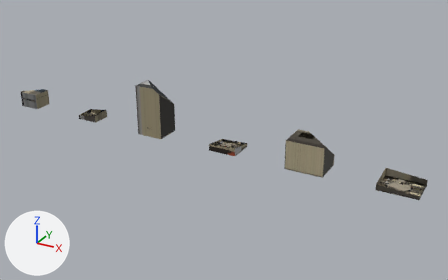
What one commit did to the glTF model src/assets/battle/city/modern-israelite-houses-damage.glb.
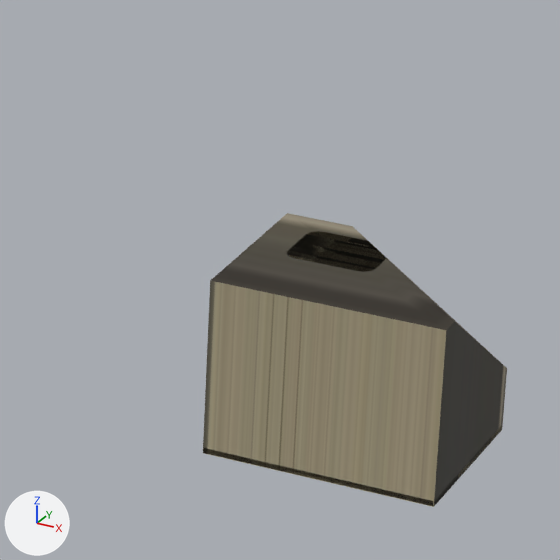
The first picture shows the older version from a 50 mm lens placed at (18.35, -17.32, 8.95), pointed at (8.7, 0.22, 0.18). The close-ups show the older and then the newer version on the part from 56% to 77% of the width and 34% to 67% of the height of that picture. Only the edits that show in the close-ups are written down. The axes (+X, +Y, +Z) are drawn at lower left. The lights are the same throughout. Where no turn or scale is listed for an object, it has been applied to the vertices. Vertices at exactly the same position are counted once.
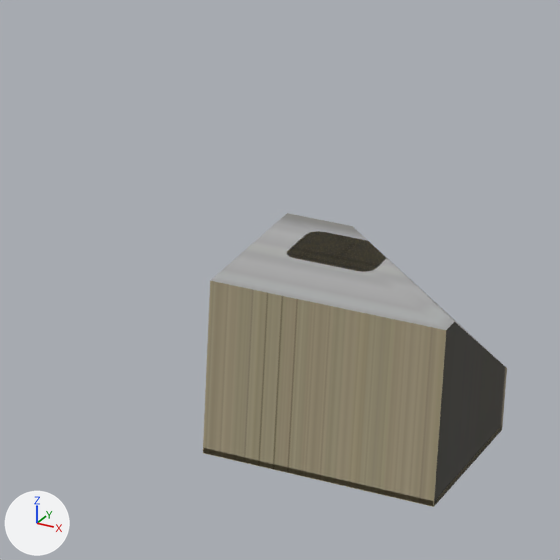
Pixel boxes (x1, y1, x2, y2) of what changed, in the close-ups (560 x 560 px):
'Mesh_14', surface changed (lighter)
    both: (203, 213, 507, 507)
'Mesh_12', surface changed
    both: (203, 231, 502, 506)
part 2 of me_mesh_14, surface changed (lighter)
    both: (210, 213, 489, 352)

Diff of the bpy script that builds the scene:
```diff
--- a/src/assets/battle/city/modern-israelite-houses-damage.glb.py
+++ b/src/assets/battle/city/modern-israelite-houses-damage.glb.py
@@ mat_town @@
 n3 = _N.new('ShaderNodeMapping'); n3.name = 'Mapping'
-n3.inputs[1].default_value = (0.0008, -14.01, 0.0)  # 'Location'
-n3.inputs[3].default_value = (15.98, 15.01, 1.0)  # 'Scale'
+n3.inputs[1].default_value = (0.0008, -14.0, 0.0)  # 'Location'
+n3.inputs[3].default_value = (15.98, 15.0, 1.0)  # 'Scale'
 n4 = _N.new('ShaderNodeUVMap'); n4.name = 'UV Map'
@@ mat_team @@
 n3 = _N.new('ShaderNodeMapping'); n3.name = 'Mapping'
-n3.inputs[1].default_value = (0.0008, -13.97, 0.0)  # 'Location'
-n3.inputs[3].default_value = (15.97, 14.97, 1.0)  # 'Scale'
+n3.inputs[1].default_value = (0.0008, -13.99, 0.0)  # 'Location'
+n3.inputs[3].default_value = (15.94, 14.99, 1.0)  # 'Scale'
 n4 = _N.new('ShaderNodeUVMap'); n4.name = 'UV Map'
@@ mat_team @@
 n7 = _N.new('ShaderNodeMapping'); n7.name = 'Mapping.001'
-n7.inputs[1].default_value = (0.0008, -13.97, 0.0)  # 'Location'
-n7.inputs[3].default_value = (15.97, 14.97, 1.0)  # 'Scale'
+n7.inputs[1].default_value = (0.0008, -13.99, 0.0)  # 'Location'
+n7.inputs[3].default_value = (15.94, 14.99, 1.0)  # 'Scale'
 n8 = _N.new('ShaderNodeUVMap'); n8.name = 'UV Map.001'
@@ mat_team @@
 n11 = _N.new('ShaderNodeMapping'); n11.name = 'Mapping.002'
-n11.inputs[1].default_value = (0.0008, -13.97, 0.0)  # 'Location'
-n11.inputs[3].default_value = (15.97, 14.97, 1.0)  # 'Scale'
+n11.inputs[1].default_value = (0.0008, -13.99, 0.0)  # 'Location'
+n11.inputs[3].default_value = (15.94, 14.99, 1.0)  # 'Scale'
 n12 = _N.new('ShaderNodeUVMap'); n12.name = 'UV Map.002'
@@ me_mesh_12 @@
 me_mesh_12.from_pydata(...)  # 1266 vertices, 1858 faces; spans x 0.0..1.305, y -1.045..0.0, z 0.0..1.011
 # used by ob_mesh_12; location = (11.347, 0.522, -0.004)
+# me_mesh_12 part 1: texture (UV) coordinates of 1773 of 1858 faces, centred in x 0.0..1.305, y -1.045..0.0, z 0.004..1.011, changed; they spanned u 0.0..0.06, v 0.94..1.0 and now span u 0.0..0.06, v 0.94..1.0
 me_mesh_12.materials.append(mat_town)
@@ me_mesh_14 @@
 me_mesh_14.from_pydata(...)  # 38 vertices, 62 faces; spans x 0.0..1.305, y -1.045..0.0, z 0.0..1.011
 # used by ob_mesh_14; location = (11.347, 0.522, -0.004)
+# me_mesh_14 part 2: texture (UV) coordinates of 52 of 62 faces, centred in x 0.264..1.154, y -0.768..-0.135, z 0.0..1.011, changed; they spanned u 0.0..0.06, v 0.95..1.0 and now span u 0.0..0.06, v 0.95..1.0
 me_mesh_14.materials.append(mat_town)
```
